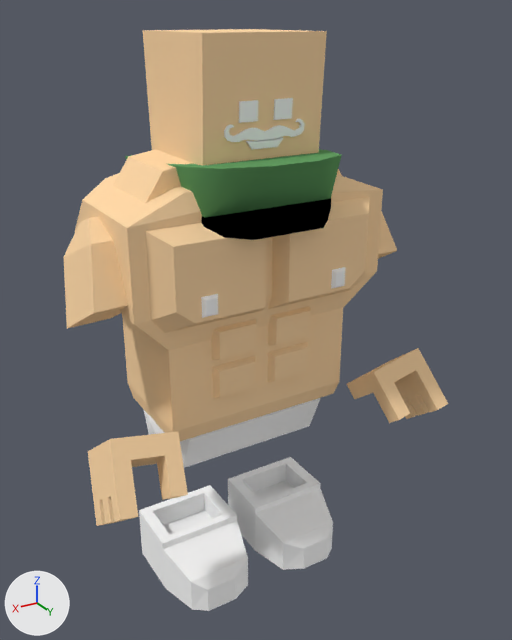
The Blender file blends/norton.blend, before and after one commit.
The view is the same before and after, from a 50 mm lens placed at (1.66, 3.01, 2.94), pointed at (-0.06, 0.14, 1.5). Lighting does not change. The marker at lower left points along +X, +Y and +Z.

In view in the first picture: 'Cube', 'chest#2', 'face', 'headskin', 'lArm#2', 'lHand#2', 'lshoe', 'nipples', 'pants', 'rArm#2', 'rHand#2', 'rshoe'.
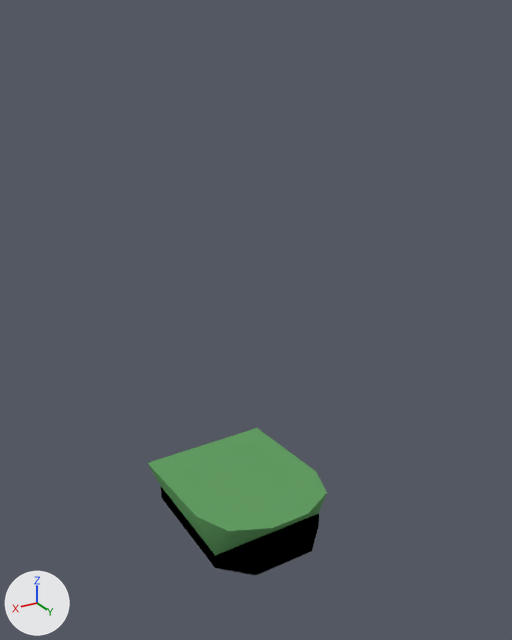
Location of each change, [x1, y1, x2, y2] in pixels of the pictures (512 x 640 px):
'chest#2', deleted (beige)
    before: [75, 149, 383, 441]
'Cube', moved
    before: [125, 149, 342, 240]
    after: [148, 428, 327, 575]
'headskin', deleted (beige)
    before: [143, 29, 327, 165]
'rshoe', deleted
    before: [139, 485, 248, 611]
'lshoe', deleted
    before: [228, 457, 333, 570]
'rHand#2', deleted (beige)
    before: [88, 431, 188, 526]
'rArm#2', deleted (beige)
    before: [64, 217, 128, 329]
'lHand#2', deleted (beige)
    before: [347, 348, 448, 423]
'pants', deleted
    before: [144, 398, 320, 468]
'face', deleted
    before: [224, 98, 305, 150]
'nipples', deleted
    before: [201, 267, 345, 318]
'lArm#2', deleted
    before: [378, 211, 397, 259]

The edits, one by one:
Object 'Cube' (ob_cube) moves from (0.0, -0.01, 1.815) to (0.0, 0.0, 0.0).
Object 'lArm#2' (ob_larm_2) is deleted.
Object 'lHand#2' (ob_lhand_2) is deleted.
Object 'rArm#2' (ob_rarm_2) is deleted.
Object 'rHand#2' (ob_rhand_2) is deleted.
Object 'pants' (ob_pants) is deleted.
Object 'nipples' (ob_nipples) is deleted.
Object 'chest#2' (ob_chest_2) is deleted.
Object 'headskin' (ob_headskin) is deleted.
Object 'face' (ob_face) is deleted.
Object 'rshoe' (ob_rshoe) is deleted.
Object 'lshoe' (ob_lshoe) is deleted.
